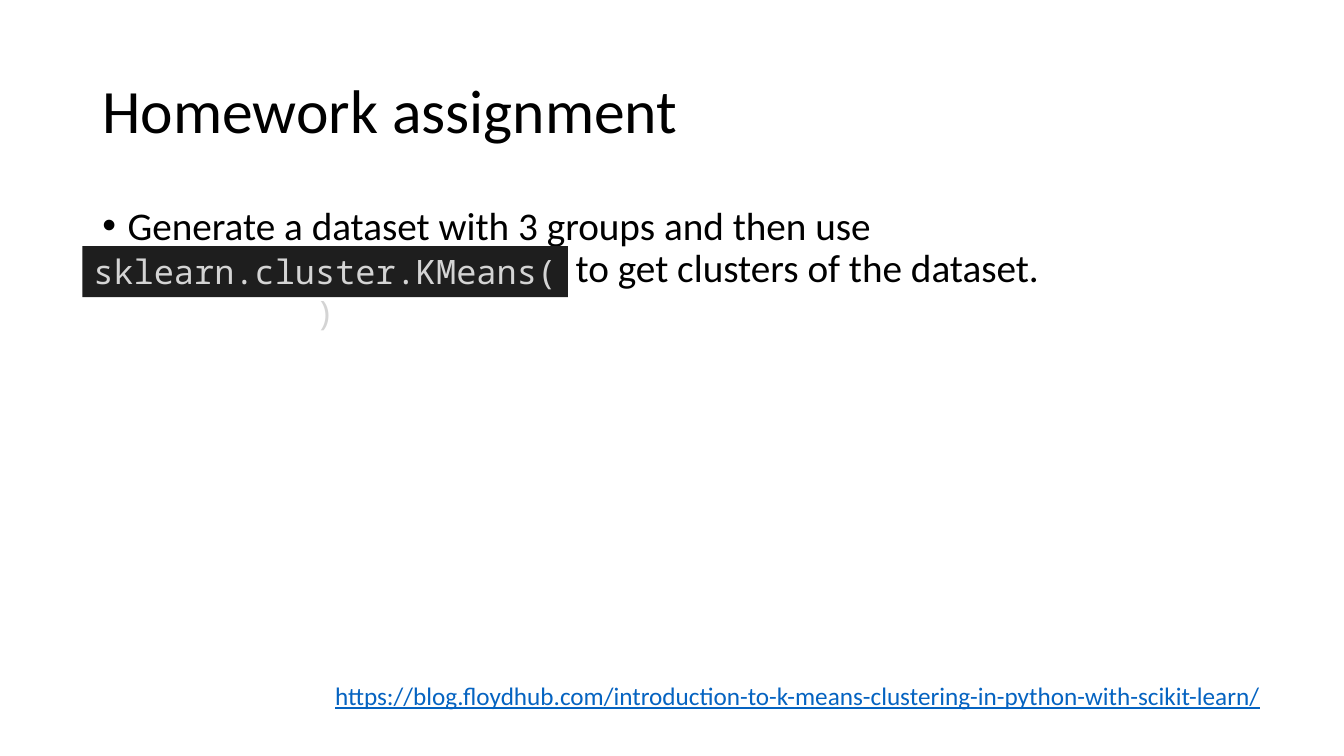
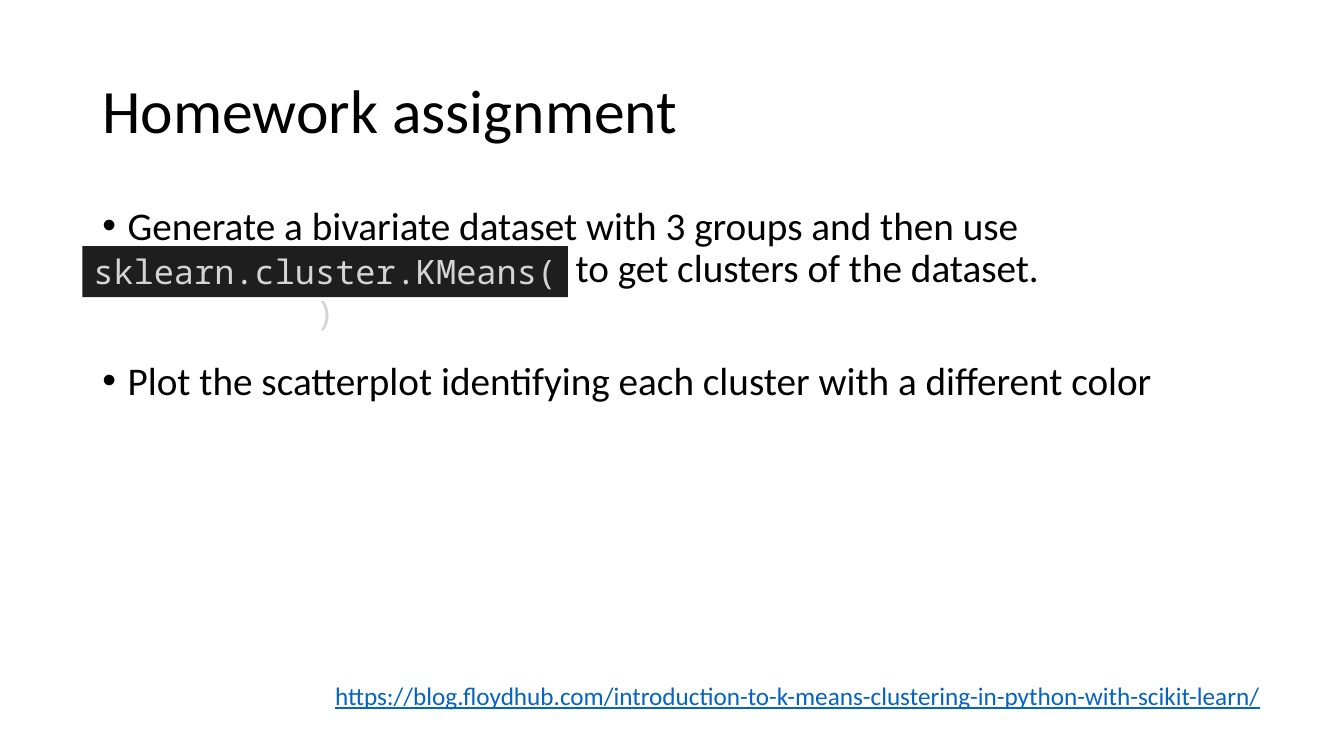
Before and after one commit to mathphysmx/teaching-ml, a slide deck: slide 18 of slides/04_ML_K-Means.pptx. Drawn at 1344x756 pixels with LibreOffice and Linux fonts; fonts in the diff are those of the drawing. Boxes give left, top, right and bottom in pixels: in the first picture for what was removed or moved away, otherwise in the second. Text is boxed around its words. In the diff, an @@ line names an element or a change of style, - is before the commit and + after.

```diff
--- a/slides/04_ML_K-Means.pptx
+++ b/slides/04_ML_K-Means.pptx
@@ text at (x1=128, y1=212, x2=1151, y2=402): text changed @@
-• Generate a dataset with 3 groups and then use sklearn.cluster.Kmeans() to get clusters of the dataset.
+• Generate a bivariate dataset with 3 groups and then use sklearn.cluster.Kmeans() to get clusters of the dataset.
+• Plot the scatterplot identifying each cluster with a different color
```
Also in this commit, not shown: 1 other slide changed, 16 slides added, 3 other files.
